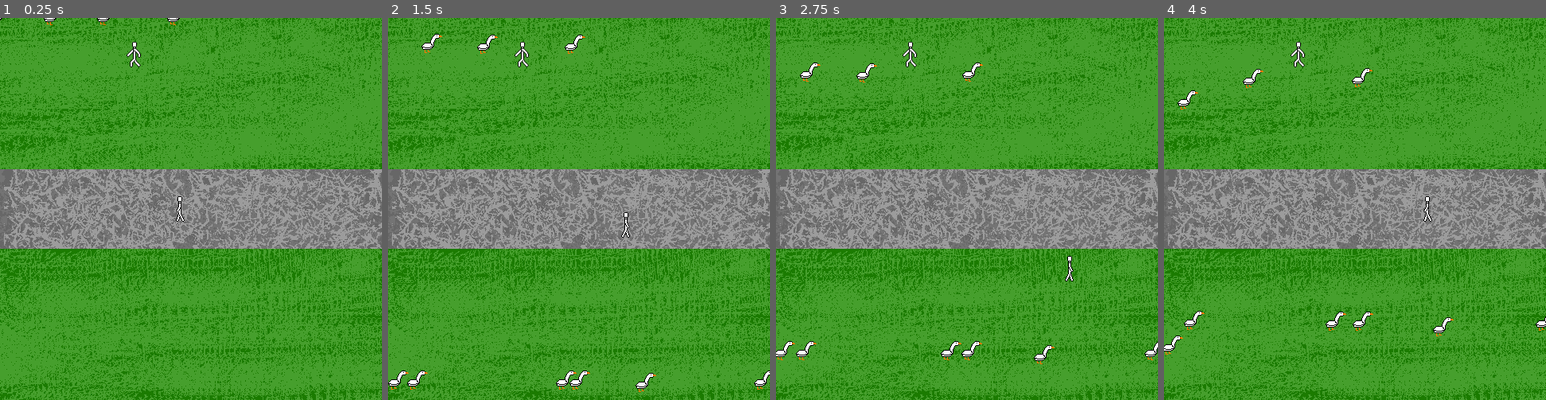
Above: before the commit, frames 1-4 (left to right).
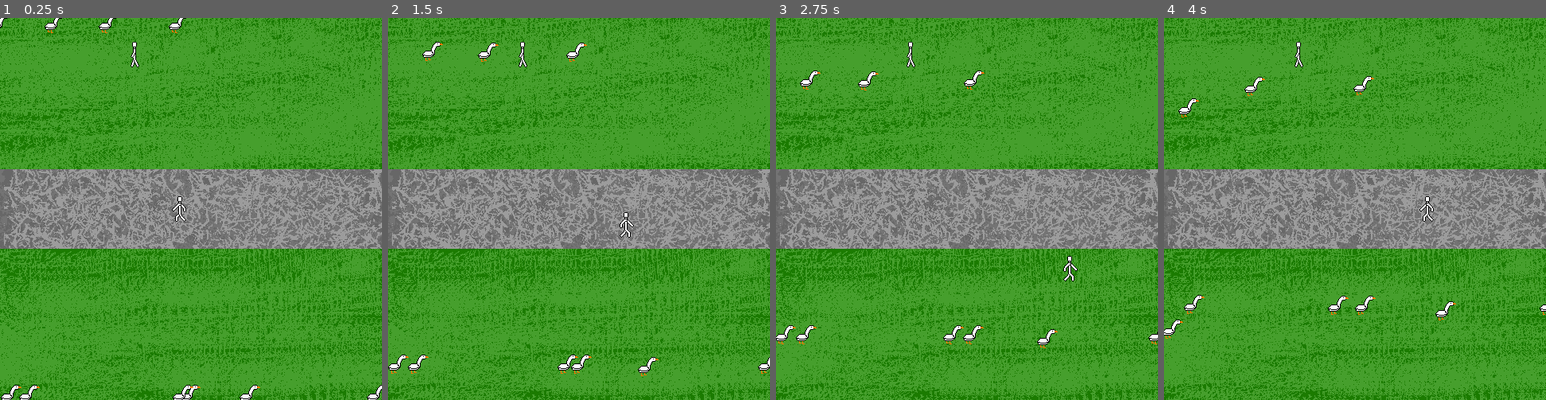
Above: after the commit, the same moments.

Repository: Qmtfive/GooseGame
Game: Godot game, scene res://Level.tscn
The game is run twice, just before and just after one commit, with the same random seed, the same clock (stepped at 60 frames per second) and the same inputs. Before the commit the project has no main scene; this scene is started directly in both runs.
Inputs:
- Up to frame 1 (0.25 s): no input
- Up to frame 2 (1.5 s): hold Right (ui_right) 0.53-1.28 s; hold Down (ui_down) from 1.28 s (still down)
- Up to frame 3 (2.75 s): release Down (ui_down) at 2.03 s; hold Right (ui_right) from 2.03 s (still down)
- Up to frame 4 (4 s): release Right (ui_right) at 2.78 s; hold Up (ui_up) 2.78-3.53 s; hold Left (ui_left) from 3.53 s (still down)

The runs differ from the first frame. In frame 1, 0.9% of the frame differs, in the area x 0-100%, y 0-100%; in frame 2, 1.7%, in the area x 0-100%, y 4-98%; in frame 3, 1.7%; in frame 4, 1.7%.

Commit message:
geese now despawn after going off screen

Diff:
--- a/Goose.gd
+++ b/Goose.gd
@@ -9,7 +9,7 @@
 var timeTillWalkAgain = null
 
 func newStopTimer():
-	var timeTillStop = Timer.new()
+	timeTillStop = Timer.new()
 	var rand = RandomNumberGenerator.new()
 	rand.randomize()
 	add_child(timeTillStop)
@@ -19,7 +19,7 @@
 	return timeTillStop
 
 func newWalkTimer():
-	var timeTillWalkAgain = Timer.new()
+	timeTillWalkAgain = Timer.new()
 	var rand = RandomNumberGenerator.new()
 	rand.randomize()
 	add_child(timeTillWalkAgain)
@@ -59,3 +59,6 @@
 	xvel = rand.randf_range(-.5,.5)
 	yvel = yveltempstore
 	timeTillStop = newStopTimer()
+
+func _on_Visibility_screen_exited():
+	queue_free()
--- a/Goose.tscn
+++ b/Goose.tscn
@@ -27,3 +27,7 @@
 [node name="CollisionShape2D" type="CollisionShape2D" parent="."]
 position = Vector2( 0, -4.76837e-07 )
 shape = SubResource( 2 )
+
+[node name="Visibility" type="VisibilityNotifier2D" parent="."]
+
+[connection signal="screen_exited" from="Visibility" to="." method="_on_Visibility_screen_exited"]
--- a/GooseSpawner.gd
+++ b/GooseSpawner.gd
@@ -13,14 +13,14 @@
 		var goose = mothergoose.instance()
 		var rand = RandomNumberGenerator.new()
 		rand.randomize()
-		goose.position.x = rand.randf_range(0, 475)
+		goose.position.x = rand.randf_range(0, 480)
 		rand.randomize()
 		var boolean = rand.randi_range(0, 1)
 		if boolean == 0:
-			goose.position.y = -10
+			goose.position.y = 0
 			goose.yvel = 1
 		elif boolean == 1:
-			goose.position.y = 500
+			goose.position.y = 480
 			goose.yvel = -1
 		add_child(goose)
 
--- a/Level.tscn
+++ b/Level.tscn
@@ -32,7 +32,7 @@
 position = Vector2( 168.036, 45.8197 )
 frames = SubResource( 1 )
 animation = "WalkingDude"
-frame = 2
+frame = 3
 playing = true
 
 [node name="Player" type="Area2D" parent="."]
@@ -43,7 +43,6 @@
 [node name="WalkingDude" type="AnimatedSprite" parent="Player"]
 frames = SubResource( 1 )
 animation = "WalkingDude"
-frame = 3
 playing = true
 
 [node name="CollisionShape2D" type="CollisionShape2D" parent="Player"]
--- a/Pedestrian.tscn
+++ b/Pedestrian.tscn
@@ -10,13 +10,13 @@
 animations = [ {
 "frames": [ ExtResource( 2 ), ExtResource( 1 ), ExtResource( 4 ), ExtResource( 3 ) ],
 "loop": true,
-"name": "WalkFast",
-"speed": 6.0
+"name": "WalkSlow",
+"speed": 3.0
 }, {
 "frames": [ ExtResource( 2 ), ExtResource( 1 ), ExtResource( 4 ), ExtResource( 3 ) ],
 "loop": true,
-"name": "WalkSlow",
-"speed": 3.0
+"name": "WalkFast",
+"speed": 6.0
 } ]
 
 [sub_resource type="RectangleShape2D" id=2]
@@ -34,7 +34,7 @@
 [node name="AnimatedSprite" type="AnimatedSprite" parent="."]
 frames = SubResource( 1 )
 animation = "WalkFast"
-frame = 2
+frame = 1
 playing = true
 
 [node name="CollisionShape2D" type="CollisionShape2D" parent="."]
--- a/project.godot
+++ b/project.godot
@@ -11,6 +11,7 @@
 [application]
 
 config/name="GooseGame"
+run/main_scene="res://Level.tscn"
 config/icon="res://icon.png"
 
 [display]
